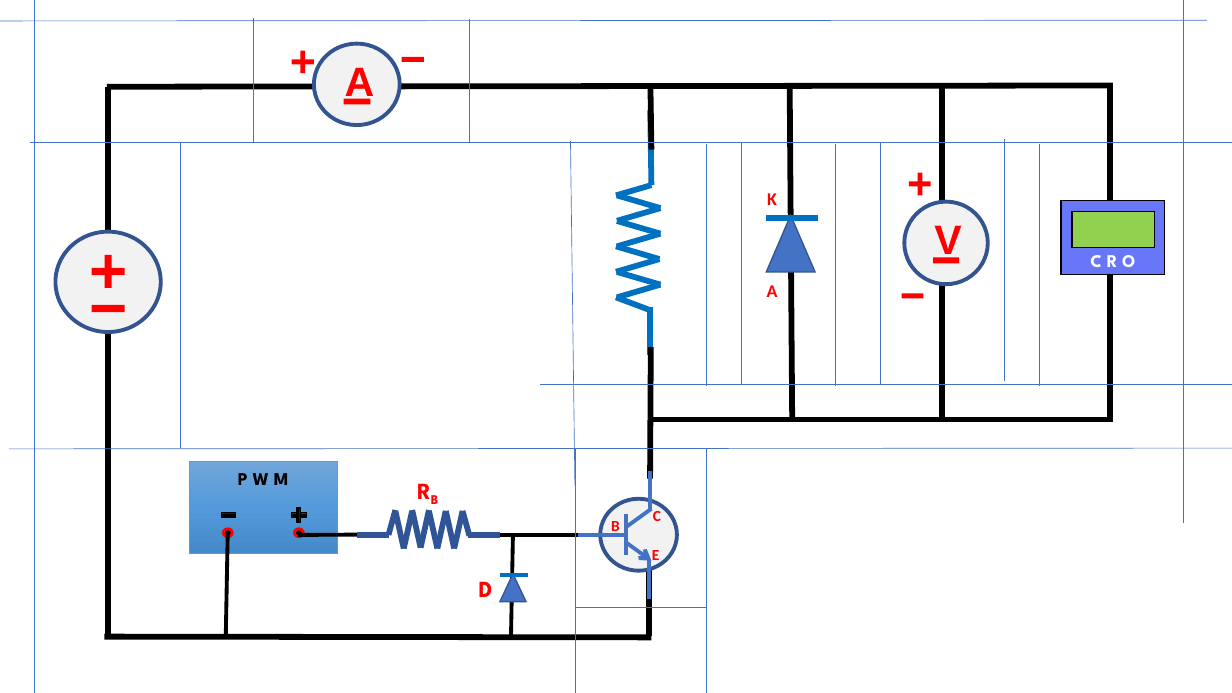
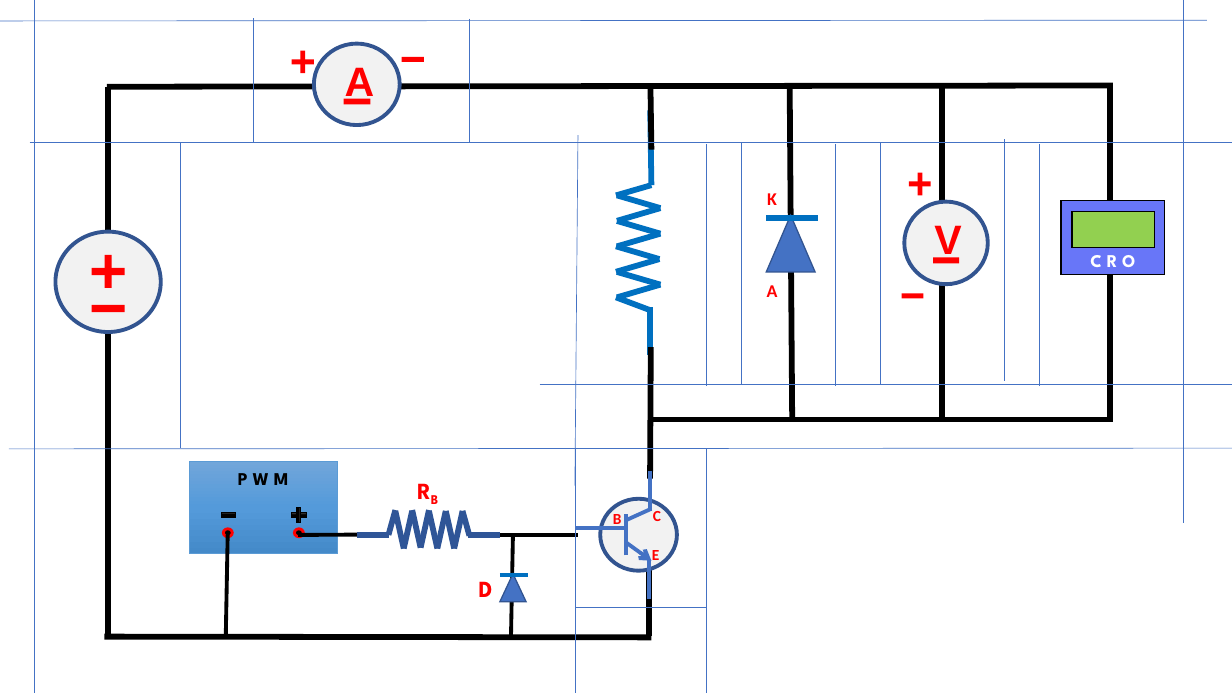
Before and after one commit to suriyamu1/PowerElectronicsLab, a slide deck: slide 1 of Assets/Powerpoints/DC Chopper.pptx. Drawn at 1232x693 pixels with LibreOffice and Linux fonts; fonts in the diff are those of the drawing. Boxes give left, top, right and bottom in pixels: in the first picture for what was removed or moved away, otherwise in the second. Text is boxed around its words. In the diff, an @@ line names an element or a change of style, - is before the commit and + after.

```diff
--- a/Assets/Powerpoints/DC Chopper.pptx
+++ b/Assets/Powerpoints/DC Chopper.pptx
@@ line moved from (570, 141) - (575, 486) to (579, 135) - (575, 486) @@
@@ text "B": place and size @@
-text "B" at (611,518,620,536)
+text "B" at (613,511,622,529)
@@ line moved from (626, 528) - (652, 509) to (626, 520) - (652, 509) @@
@@ line moved from (577, 535) - (625, 535) to (577, 529) - (625, 529) @@
```
Also in this commit, not shown: 8 other files.
